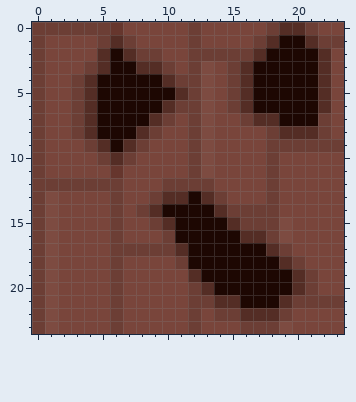
Two versions of one pixel-art sprite, Assets/Sprites/Game/Floors/Static Objects/StaticObject_Hole_Tile_1.png. The picture above was drawn from the file before the commit.
The file is 24x24 pixels.
After:
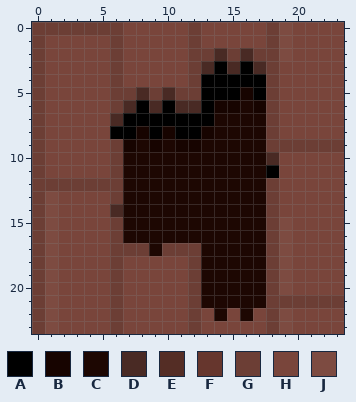
Palette (. is transparent): A #000000  B #170400  C #1d0702  D #492a24  E #542d25  F #66362d  G #6c3e35  H #79453b  J #7d4b41
The edit:
Changed rows in their new state; - is an unchanged pixel.
first column x 3:
 0 ---G------------JHH--
 1 --HGH---------HGJHHHH
 2 --HGHHH----D-DGGJHHH-
 3 -HHGHHHH--DADADGHHHH-
 4 HHHGHHHHH-AAAAAGHHHH-
 5 HHHGGDGDG-AAABAGHHHH-
 6 HHHGDADADDABBCBGHHHH-
 7 HHHDAAAAAAACCCCGHHHH-
 8 HHHAABABAABCCCC-HHHH-
 9 -HHGBCBCBBCCCCC------
10 --HGCCCCCCCCCCCD-----
11 ---GCCCCCCCCCCCA-----
12 ----CCCCCCCCCCC------
13 ----CCCCC-CCCCC------
14 ---DCCC----CCCC------
15 ----CCCC----CCC------
16 ----CCCC-----CC------
17 ------C-GG-----GJ----
18 --------HG-----GJH---
19 ---------G-----GJHH--
20 ----------C----GJHH--
21 ----------CCC--GG----
22 -----------CHCHGJ----
23 -------------HH------
Changed places in both pictures, as pixel boxes (x1, y1, x2, y2):
changed: (71, 22, 344, 334)
